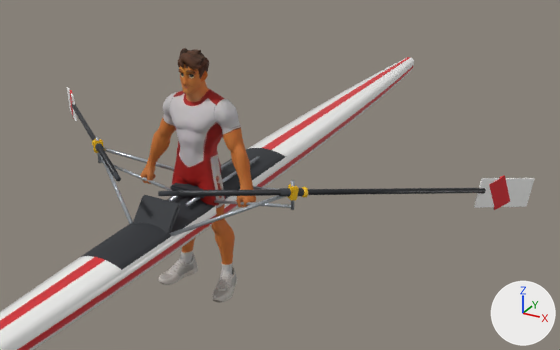
Renders of the glTF model src/assets/models/boat.glb from each side of a commit.
Before and after are seen from a 50 mm lens placed at (2.89, -4.34, 2.45), pointed at (0.33, 0.32, 0.12). Arrows for +X, +Y and +Z are at lower right; the lights stay in place. The older version comes first. Both versions are drawn at frame 19 of the action 'OarL'; the numbers are the values there.

Names of what the first picture shows: 'Backstay-1', 'Backstay1', 'Blade', 'BladeBand', 'FootPlate', 'Hull', 'Pin-1', 'Pin1', 'Rower', 'Shaft', 'Strut-1-0.8', 'Strut-10.0', 'Strut1-0.8', 'Strut10.0' and 12 more.
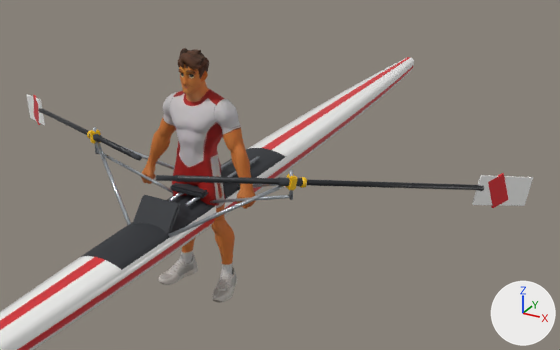
ob_oarl is not drawn itself; it is the parent of ob_collar_001, ob_featherl, ob_gate_001, ob_handle_001, ob_shaft_001, ob_sleeve_001.
ob_oarr is not drawn itself; it is the parent of ob_collar, ob_featherr, ob_gate, ob_handle, ob_shaft, ob_sleeve.

Where the change shows, as pixel boxes (x1, y1, x2, y2) in the pictures (560 x 350 px):
'Shaft', moved, turned: before (178, 188, 486, 197); after (176, 175, 484, 190)
'Blade', moved, turned: before (474, 178, 534, 208); after (472, 175, 533, 206)
'Strut1-0.8', moved, turned, rescaled: before (170, 195, 287, 236); after (168, 186, 286, 238)
'Shaft.001', moved, turned: before (72, 104, 118, 175); after (39, 108, 132, 157)
'BladeBand', moved, turned: before (490, 175, 510, 210); after (488, 173, 508, 208)
'Strut-1-0.8', moved, turned, rescaled: before (99, 153, 133, 224); after (95, 141, 131, 225)
'Backstay1', moved, turned, rescaled: before (214, 200, 291, 208); after (210, 195, 289, 203)
'Backstay-1', moved, turned, rescaled: before (100, 159, 172, 191); after (97, 151, 174, 194)
'Blade.001', moved, turned: before (67, 87, 77, 121); after (26, 94, 45, 126)
'Strut-10.0', moved, turned, rescaled (mostly hidden): before (104, 147, 174, 171); after (124, 147, 175, 170)
'Sleeve', moved, turned: before (279, 188, 304, 196); after (278, 177, 303, 186)
'Handle', moved, turned: before (158, 191, 179, 196); after (156, 175, 177, 181)
'Gate', moved, turned: before (287, 184, 299, 200); after (286, 174, 298, 190)
'BladeBand.001', moved, turned: before (70, 90, 74, 119); after (33, 95, 40, 125)
'Gate.001', moved, turned: before (93, 139, 104, 153); after (89, 130, 101, 144)
'Pin1', moved: before (291, 180, 295, 210); after (289, 170, 293, 200)
'Strut10.0', moved, turned, rescaled: before (239, 185, 276, 190); after (238, 184, 276, 189)
'Handle.001', moved, turned: before (113, 172, 121, 182); after (130, 152, 142, 161)
'Collar', moved, turned: before (301, 187, 308, 197); after (300, 177, 307, 188)
'Pin-1', moved: before (96, 137, 101, 163); after (93, 127, 98, 154)
'Sleeve.001', moved, turned: before (95, 143, 104, 152); after (89, 134, 102, 142)
'Collar.001', moved, turned (not visible before): after (87, 130, 92, 139)

Patch to the scene script:
```diff
--- a/src/assets/models/boat.glb.py
+++ b/src/assets/models/boat.glb.py
@@ ob_backstay1 @@
 ob_backstay1.parent = ob_boat
-ob_backstay1.location = (0.46, -0.335, 0.19)
-ob_backstay1.rotation_euler = (0.343, 1.356, 0.277)  # degrees (20, 78, 16)
-ob_backstay1.scale = (0.348, 0.348, 0.348)
+ob_backstay1.location = (0.46, -0.355, 0.23)
+ob_backstay1.rotation_euler = (0.223, 1.25, 0.162)  # degrees (13, 72, 9.3)
+ob_backstay1.scale = (0.358, 0.358, 0.358)
@@ ob_backstay_1 @@
 ob_backstay_1.parent = ob_boat
-ob_backstay_1.location = (-0.46, -0.335, 0.19)
-ob_backstay_1.rotation_euler = (0.343, -1.356, -0.277)  # degrees (20, -78, -16)
-ob_backstay_1.scale = (0.348, 0.348, 0.348)
+ob_backstay_1.location = (-0.46, -0.355, 0.23)
+ob_backstay_1.rotation_euler = (0.223, -1.25, -0.162)  # degrees (13, -72, -9.3)
+ob_backstay_1.scale = (0.358, 0.358, 0.358)
@@ ob_oarl @@
 ob_oarl.parent = ob_boat
-ob_oarl.location = (-0.8, -0.36, 0.372)
-ob_oarl.rotation_euler = (0.0, 0.114, 2.436)  # degrees (0, 6.5, 140)
+ob_oarl.location = (-0.8, -0.38, 0.452)
+ob_oarl.rotation_euler = (0.0, 0.159, 2.618)  # degrees (0, 9.1, 150)
@@ ob_oarr @@
 ob_oarr.parent = ob_boat
-ob_oarr.location = (0.8, -0.36, 0.36)
-ob_oarr.rotation_euler = (0.0, 0.177, 0.92)  # degrees (0, 10, 53)
+ob_oarr.location = (0.8, -0.38, 0.44)
+ob_oarr.rotation_euler = (0.0, 0.209, 0.92)  # degrees (0, 12, 53)
@@ ob_pin1 @@
 ob_pin1.parent = ob_boat
-ob_pin1.location = (0.8, -0.36, 0.34)
+ob_pin1.location = (0.8, -0.38, 0.42)
 ob_pin1.scale = (0.1, 0.1, 0.1)
@@ ob_pin_1 @@
 ob_pin_1.parent = ob_boat
-ob_pin_1.location = (-0.8, -0.36, 0.34)
+ob_pin_1.location = (-0.8, -0.38, 0.42)
 ob_pin_1.scale = (0.1, 0.1, 0.1)
@@ ob_strut1_0_8 @@
 ob_strut1_0_8.parent = ob_boat
-ob_strut1_0_8.location = (0.48, -0.585, 0.23)
-ob_strut1_0_8.rotation_euler = (-1.047, 0.889, -0.536)  # degrees (-60, 51, -31)
-ob_strut1_0_8.scale = (0.412, 0.412, 0.412)
+ob_strut1_0_8.location = (0.48, -0.605, 0.27)
+ob_strut1_0_8.rotation_euler = (-0.924, 0.848, -0.442)  # degrees (-53, 49, -25)
+ob_strut1_0_8.scale = (0.427, 0.427, 0.427)
@@ ob_strut10_0 @@
 ob_strut10_0.parent = ob_boat
-ob_strut10_0.location = (0.48, -0.16, 0.23)
-ob_strut10_0.rotation_euler = (0.994, 0.93, 0.532)  # degrees (57, 53, 30)
-ob_strut10_0.scale = (0.399, 0.399, 0.399)
+ob_strut10_0.location = (0.48, -0.18, 0.27)
+ob_strut10_0.rotation_euler = (0.866, 0.884, 0.431)  # degrees (50, 51, 25)
+ob_strut10_0.scale = (0.414, 0.414, 0.414)
@@ ob_strut_1_0_8 @@
 ob_strut_1_0_8.parent = ob_boat
-ob_strut_1_0_8.location = (-0.48, -0.585, 0.23)
-ob_strut_1_0_8.rotation_euler = (-1.047, -0.889, 0.536)  # degrees (-60, -51, 31)
-ob_strut_1_0_8.scale = (0.412, 0.412, 0.412)
+ob_strut_1_0_8.location = (-0.48, -0.605, 0.27)
+ob_strut_1_0_8.rotation_euler = (-0.924, -0.848, 0.442)  # degrees (-53, -49, 25)
+ob_strut_1_0_8.scale = (0.427, 0.427, 0.427)
@@ ob_strut_10_0 @@
 ob_strut_10_0.parent = ob_boat
-ob_strut_10_0.location = (-0.48, -0.16, 0.23)
-ob_strut_10_0.rotation_euler = (0.994, -0.93, -0.532)  # degrees (57, -53, -30)
-ob_strut_10_0.scale = (0.399, 0.399, 0.399)
+ob_strut_10_0.location = (-0.48, -0.18, 0.27)
+ob_strut_10_0.rotation_euler = (0.866, -0.884, -0.431)  # degrees (50, -51, -25)
+ob_strut_10_0.scale = (0.414, 0.414, 0.414)
```
